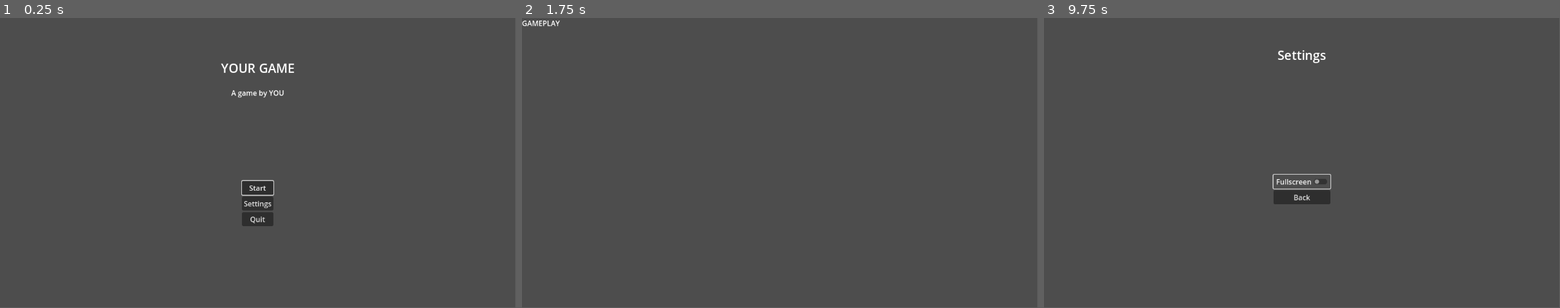
Above: before the commit, frames 1-3 (left to right).
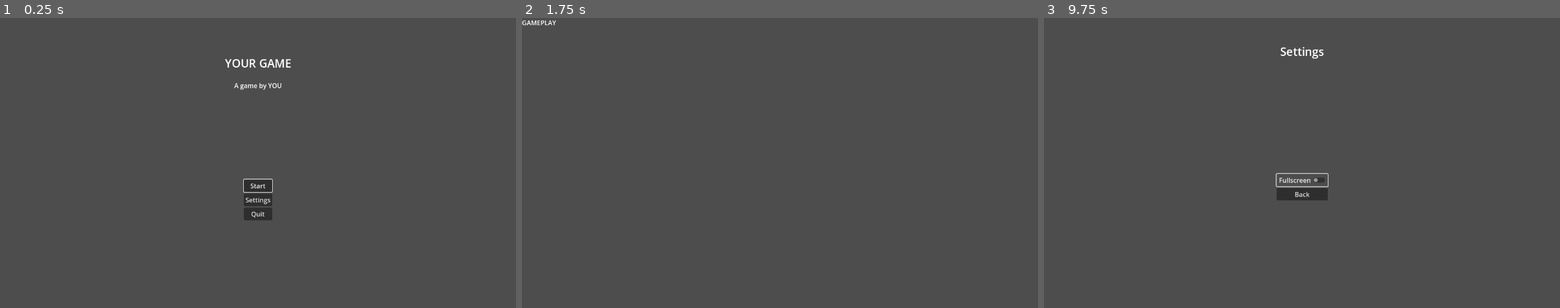
Above: after the commit, the same moments.

Repository: brettchalupa/godot_skeleton
Game: Godot game, scene res://main_menu.tscn
The game is run twice, just before and just after one commit, with the same random seed, the same clock (stepped at 60 frames per second) and the same inputs.
Inputs:
- Up to frame 1 (0.25 s): no input
- Up to frame 2 (1.75 s): click "Start" at 0.5 s; tap Enter (ui_accept) at 1.25, 1.52 s
- Up to frame 3 (9.75 s): tap Enter (ui_accept) at 2, 2.27, 2.75, 4.25, 4.52, 5, 5.27, 5.75, 6.02, 7.52, 9.02 s; click "Start" at 3.5 s; click "Start" at 8 s; click "Settings" at 9.5 s
In our replay, the window is 799x449 before the commit and 800x450 after it. These sizes can differ from the game's own. Grey fills any space a smaller window leaves; there, only what the larger window draws over its background counts as a difference.

The runs differ from the first frame. In frame 1, 1.1% of the frame differs, in the area x 42-57%, y 14-72%; in frame 2, 0.1%; in frame 3, 0.8%.

Commit message:
chore: adjust project config
- a more common resolution
- minor changes to default name

Diff:
--- a/project.godot
+++ b/project.godot
@@ -10,11 +10,17 @@
 
 [application]
 
-config/name="GodotSkeleton"
+config/name="Godot Skeleton"
+config/description="[Add your description here!]"
 run/main_scene="res://main_menu.tscn"
 config/features=PackedStringArray("4.0", "Mobile")
 config/icon="res://icon.svg"
 
+[display]
+
+window/size/viewport_width=1280
+window/size/viewport_height=720
+
 [rendering]
 
 renderer/rendering_method="mobile"
